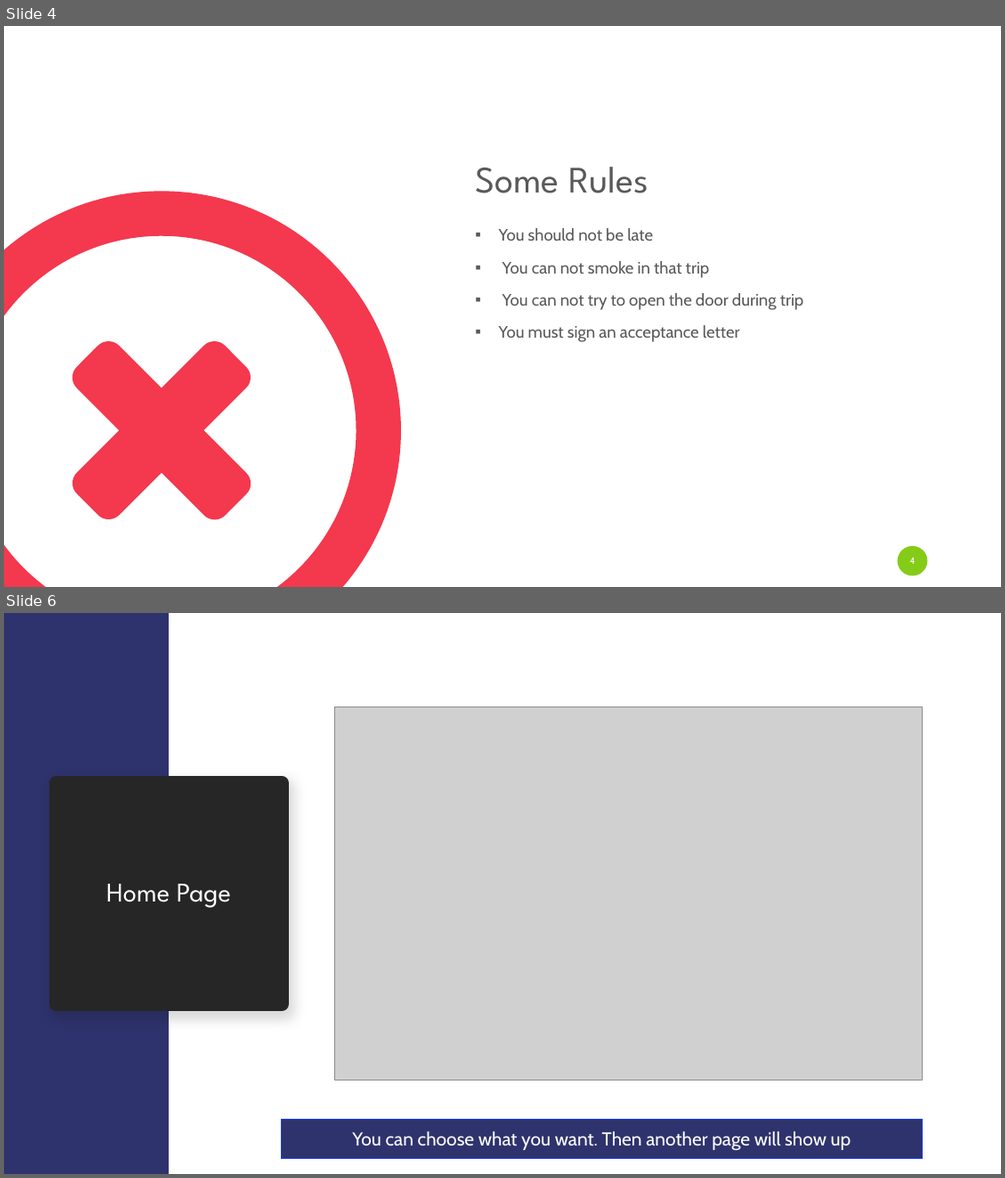
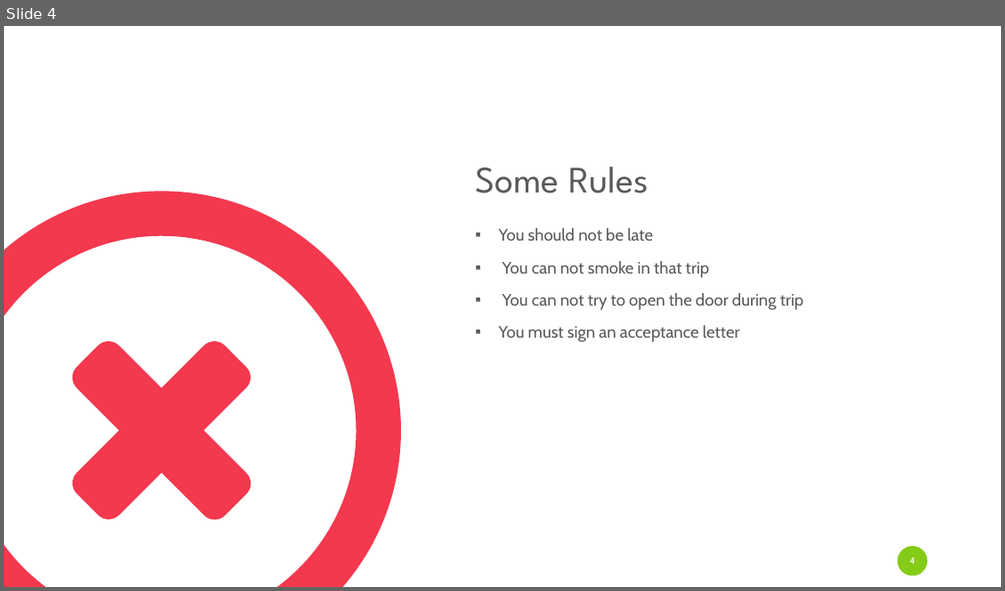
Before and after one commit to mustafaberat/ARU-Submarine, a slide deck: Presentation/ARUSubmarinePresentation.pptx. Shown one above the other, each under a label of ours: slides 4 and 6 before the commit, slide 4 after it; the slides between them are not shown. The pictures are 1005x1178 and 1005x591 pixels, drawn with LibreOffice and Linux fonts; fonts in the diff are those of the drawing; grey boxes stand for pictures. Boxes give left, top, right and bottom in pixels: in the first picture for what was removed or moved away, otherwise in the second. Text is boxed around its words. In the diff, an @@ line names an element or a change of style, - is before the commit and + after.

```diff
--- a/Presentation/ARUSubmarinePresentation.pptx
+++ b/Presentation/ARUSubmarinePresentation.pptx
@@ slide 6 removed at [4,613,1001,1174], background #FFFFFF @@
@@ rectangle removed at [4,613,169,1174] @@
@@ picture removed at [334,706,922,1079] @@
@@ title removed at [57,783,282,1004] @@
-Home Page
@@ rectangle removed at [282,1119,922,1159] @@
-You can choose what you want. Then another page will show up
```
Also in this commit, not shown: 2 slides changed, 18 slides added, 8 other slides removed.
